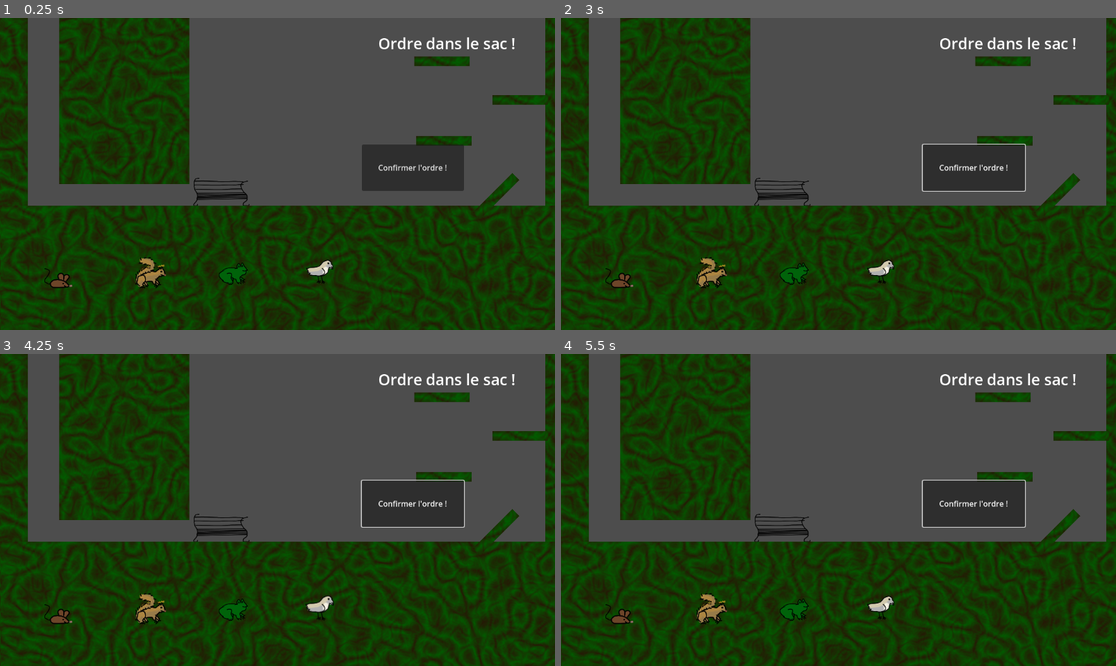
Above: before the commit, frames 1-4 (two rows, left to right).
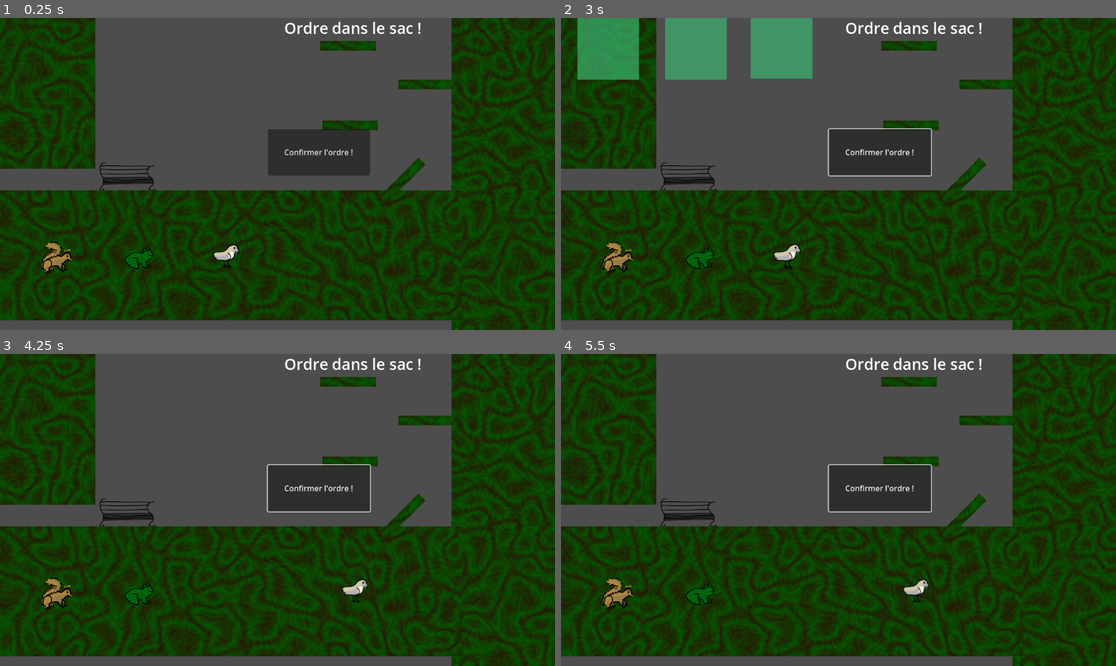
Above: after the commit, the same moments.

Repository: Sammouille/taxi_d_hermy
Game: Godot game, scene res://proto_stances/proto_stances.tscn
Two runs of this game, one before a commit and one after it. Both use one fixed random seed, a clock stepped at 60 frames per second and the inputs below. The project has no main scene, so this scene is started directly.
Inputs (mouse positions are in pixels of both pictures, inside the frame that each line leads up to):
- Up to frame 1 (0.25 s): no input
- Up to frame 2 (3 s): click "Confirmer l'ordre !" at 0.5 s; tap Enter at 1.25, 2.75 s; move the mouse to (622, 286) at 1.27 s; hold Up (banc) 1.28-2.03 s; hold W (haut) 1.28-2.78 s; tap Space (saut) at 1.52, 2, 2.27 s; move the mouse to (710, 280) at 2.02 s; tap Tab (choisis) at 2.1 s; move the mouse to (794, 276) at 2.77 s; press the mouse at (794, 276) at 2.78 s; hold A (gauche) from 2.78 s (still down)
- Up to frame 3 (4.25 s): tap Space (saut) at 3.5, 3.77 s; move the mouse to (321, 612) at 3.52 s; release A (gauche) at 3.53 s; release the mouse at (321, 612) at 3.53 s; hold W (haut) from 3.53 s (still down); tap D (merde) at 3.6 s
- Up to frame 4 (5.5 s): tap Enter at 4.25 s; move the mouse to (666, 481) at 4.27 s; hold F (sifflet) 4.28-5.03 s; tap Space (saut) at 4.52, 5, 5.27 s; move the mouse to (666, 556) at 5.02 s; release W (haut) at 5.03 s; hold S (bas) from 5.03 s (still down); tap E (switch_apres) at 5.1 s

The runs differ from the first frame. In frame 1, 45% of the frame differs, in the area x 0-100%, y 0-100%; in frame 2, 49%; in frame 3, 45%; in frame 4, 45%.
Error in both runs: Invalid access to property or key 'gravite' on a base object of type 'Node (global_is_dragging.gd)'. (res://proto_stances/playedAnimal.gd:30)

Commit message:
grenouille reworked et camera damped

Diff:
--- /dev/null
+++ b/le-taxi-d'hermy/proto_stances/camera_2d.gd
@@ -0,0 +1,9 @@
+extends Camera2D
+
+@export var cible: Node2D
+@export var vitesse:= 1.0
+
+func _process(delta: float) -> void:
+	if cible:
+		if cible.position != position:
+			position += (cible.position - position) * delta * vitesse
--- a/le-taxi-d'hermy/proto_stances/grenouille.gd
+++ b/le-taxi-d'hermy/proto_stances/grenouille.gd
@@ -34,7 +34,7 @@
 		forces.append(-velocite * frottements_sol * delta)
 		forces.append(-velocite * frottements_aerien * delta)
 	# Input Déplacement
-	if input_axis.x:
+	if input_axis.x and !charge:
 		forces.append(Vector2(input_axis.x * vitesse * delta, 0.0))
 
 	if charge and courbe_charge_saut:
--- a/le-taxi-d'hermy/proto_stances/proto_stances.tscn
+++ b/le-taxi-d'hermy/proto_stances/proto_stances.tscn
@@ -1,7 +1,8 @@
-[gd_scene load_steps=17 format=3 uid="uid://rsmfj28pa4h"]
+[gd_scene load_steps=18 format=3 uid="uid://rsmfj28pa4h"]
 
 [ext_resource type="Script" uid="uid://dqfab0lwdhmtm" path="res://proto_stances/monde.gd" id="1_b32um"]
 [ext_resource type="Script" uid="uid://bt76rs62yua4w" path="res://proto_stances/playedAnimal.gd" id="1_rthog"]
+[ext_resource type="Script" uid="uid://dpd5an0hmj6ji" path="res://proto_stances/camera_2d.gd" id="2_odcve"]
 [ext_resource type="Script" uid="uid://bjvgbg88dac4o" path="res://proto_stances/Animal.gd" id="3_72wh0"]
 [ext_resource type="Resource" uid="uid://byokky2obp467" path="res://proto_stances/souris.tres" id="4_sjbhr"]
 [ext_resource type="Resource" uid="uid://buxfe7l5tkpxl" path="res://proto_stances/grenouille.tres" id="5_sjbhr"]
@@ -39,6 +40,11 @@
 [node name="Monde" type="Node2D"]
 script = ExtResource("1_b32um")
 gravite = 444.0
+
+[node name="Camera2D" type="Camera2D" parent="." node_paths=PackedStringArray("cible")]
+position = Vector2(771, 356)
+script = ExtResource("2_odcve")
+cible = NodePath("../AnimalJoue")
 
 [node name="AnimalJoue" type="CharacterBody2D" parent="." node_paths=PackedStringArray("menu", "bag_menu")]
 position = Vector2(771, 356)
Not shown, added: le-taxi-d'hermy/proto_stances/camera_2d.gd.uid
